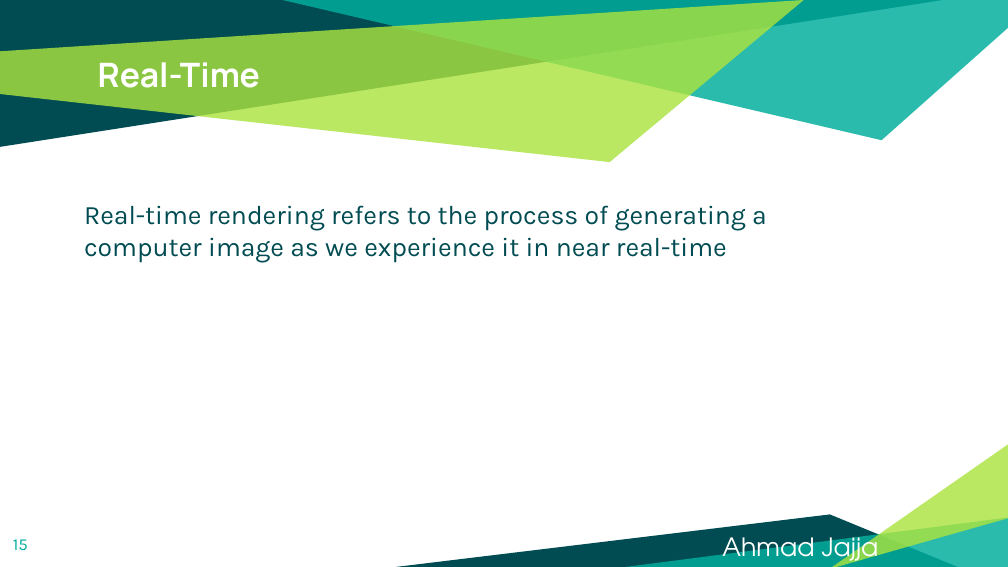
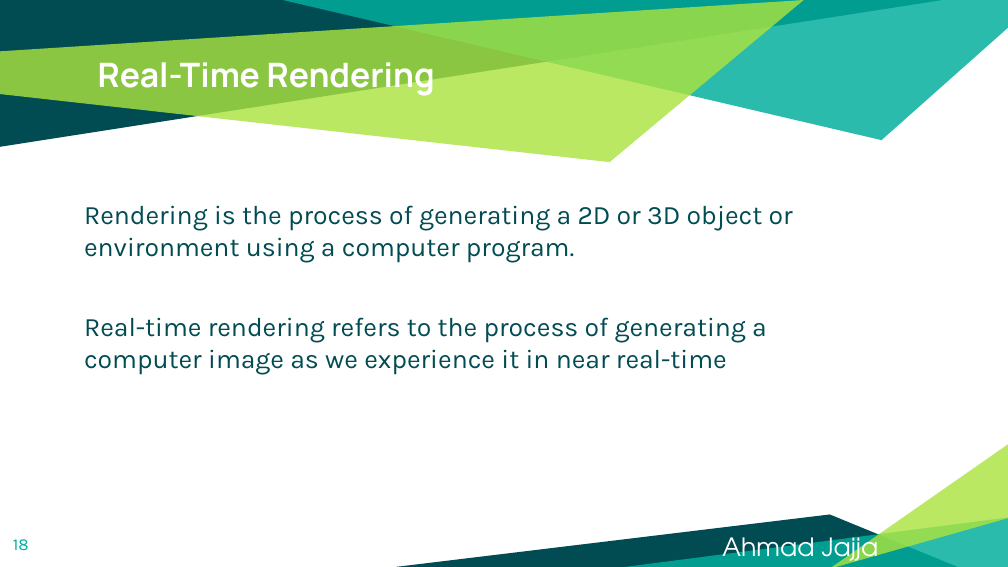
Before and after one commit to Ahmadjajja/WEB-3.0-and-Metaverse, a slide deck: slide 18 of Slides/What is Metaverse.pptx (slide 15 before the commit). Drawn at 1008x567 pixels with LibreOffice and Linux fonts; fonts in the diff are those of the drawing. Boxes give left, top, right and bottom in pixels: in the first picture for what was removed or moved away, otherwise in the second. Text is boxed around its words. In the diff, an @@ line names an element or a change of style, - is before the commit and + after.

```diff
--- a/Slides/What is Metaverse.pptx
+++ b/Slides/What is Metaverse.pptx
@@ title at bbox=[98, 62, 435, 97]: text changed @@
-Real-Time
+Real-Time Rendering
@@ text at bbox=[84, 205, 793, 263]: paragraph added @@
+Rendering is the process of generating a 2D or 3D object or environment using a computer program.
@@ page number at bbox=[13, 539, 29, 551]: text changed @@
-15
+18
```
Also in this commit, not shown: 6 other slides changed, 4 slides added, 3 slides removed, 8 other files.
